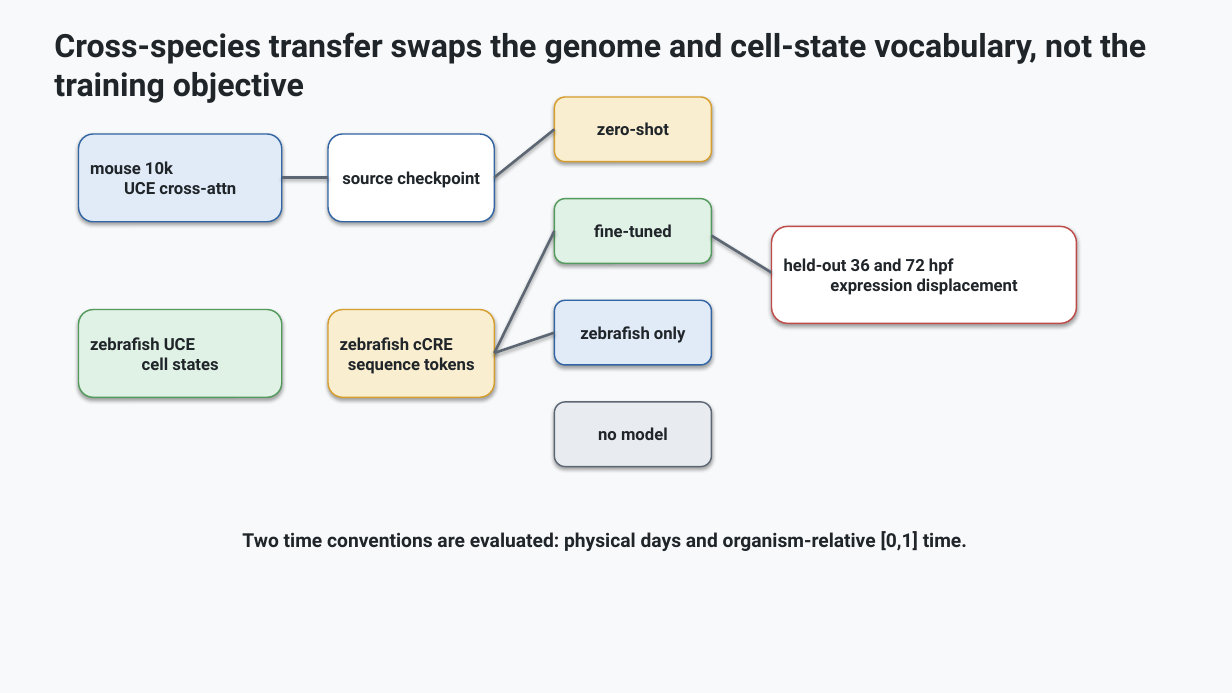
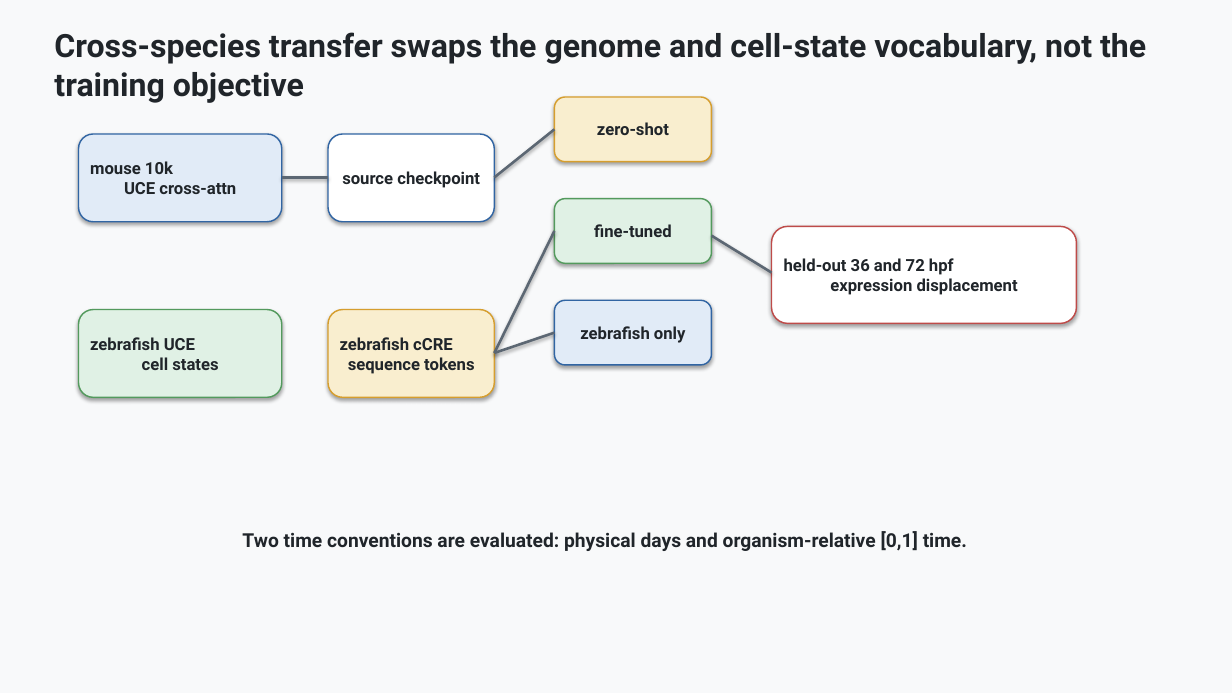
Before and after one commit to davidaknowles/stream, a slide deck: slide 9 of docs/stream_project_slide_deck.pptx. Drawn at 1232x693 pixels with LibreOffice and Linux fonts; fonts in the diff are those of the drawing. Boxes give left, top, right and bottom in pixels: in the first picture for what was removed or moved away, otherwise in the second. Text is boxed around its words. In the diff, an @@ line names an element or a change of style, - is before the commit and + after.

Commit message:
Remove no-model results from slide deck

```diff
--- a/docs/stream_project_slide_deck.pptx
+++ b/docs/stream_project_slide_deck.pptx
@@ rounded rectangle removed at <box>555,402,712,467</box> @@
-no model
```
Also in this commit, not shown: 3 other slides changed, 2 other files.
